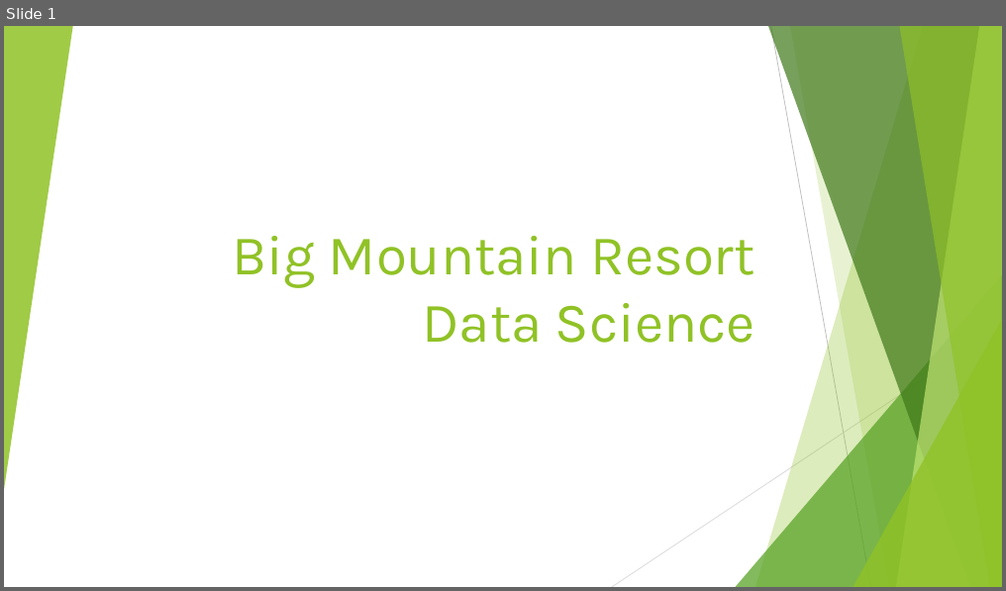
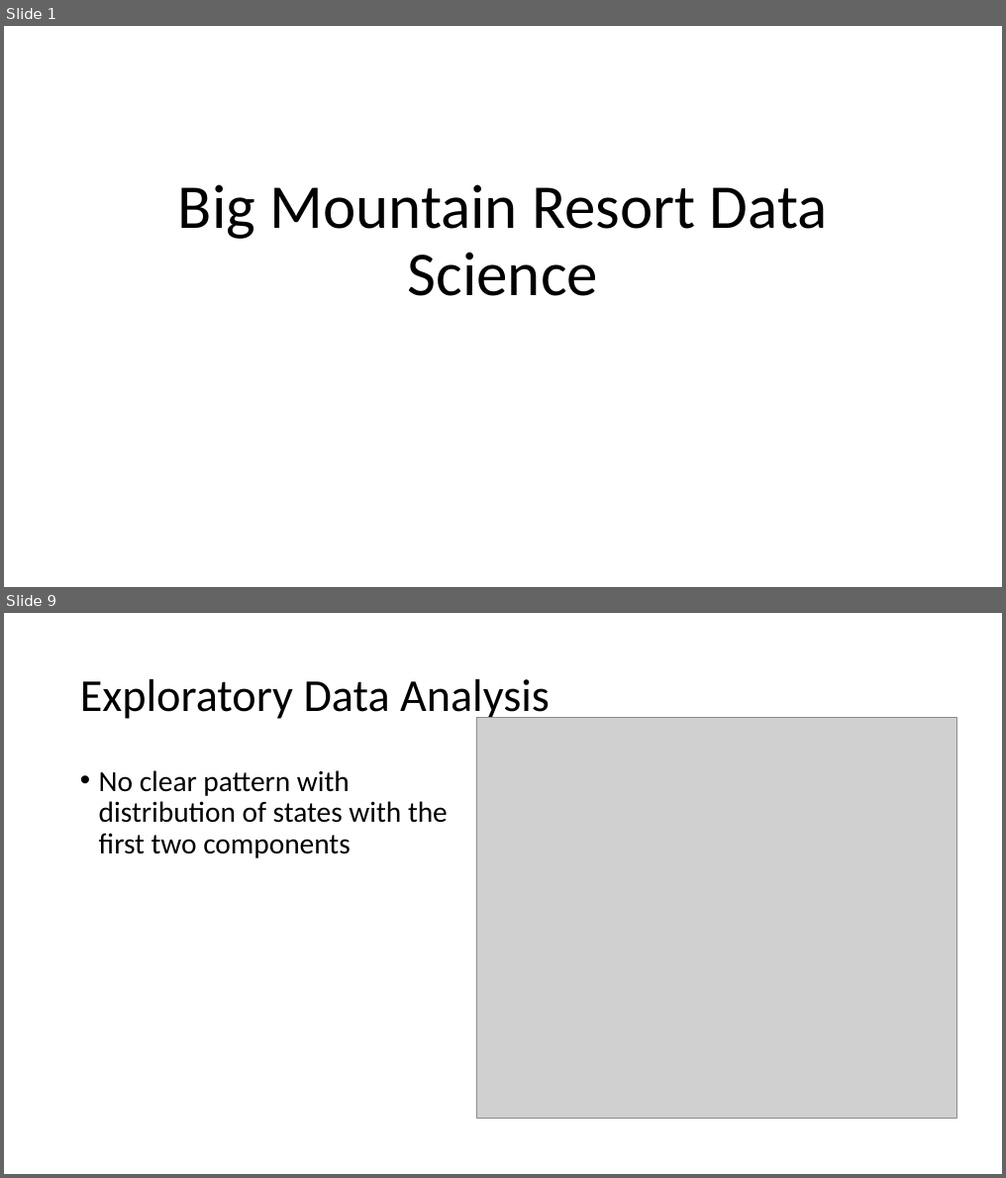
Before and after one commit to ramijau/DataScienceGuidedCapstone, a slide deck: Guided Capstone Presentation.pptx. Shown one above the other, each under a label of ours: slide 1 before the commit, slides 1 and 9 after it; the slides between them are not shown. The pictures are 1006x591 and 1006x1178 pixels, drawn with LibreOffice and Linux fonts; fonts in the diff are those of the drawing; grey boxes stand for pictures. Boxes give left, top, right and bottom in pixels: in the first picture for what was removed or moved away, otherwise in the second. Text is boxed around its words. In the diff, an @@ line names an element or a change of style, - is before the commit and + after.

```diff
--- a/Guided Capstone Presentation.pptx
+++ b/Guided Capstone Presentation.pptx
@@ slide 9 added at (4, 613, 1002, 1174), background #FFFFFF @@
@@ title added at (80, 679, 549, 723), 44 pt, text #000000 @@
+Exploratory Data Analysis
@@ picture added at (477, 717, 957, 1118) @@
@@ text added at (99, 770, 448, 859), 28 pt, text #000000 @@
+• No clear pattern with distribution of states with the first two components
@@ slide 1 changed as well @@
@@ group removed at (4, 26, 1002, 587): 5 freeform shapes, 3 triangles, 2 lines @@
@@ title "Big Mountain Resort Data Science": place and size @@
-title "Big Mountain Resort Data Science" at (232, 236, 755, 343)
+title "Big Mountain Resort Data Science" at (178, 184, 828, 296)
@@ title "Big Mountain Resort Data Science" at (178, 184, 828, 296): size 54 to 60 pt, font Karla to Calibri, text colour #90C226 to #000000; alignment right to centre; line spacing 1 to 0.9 @@
```
Also in this commit, not shown: 5 other slides changed, 13 other slides added, 2 slides removed, 15 other files.
